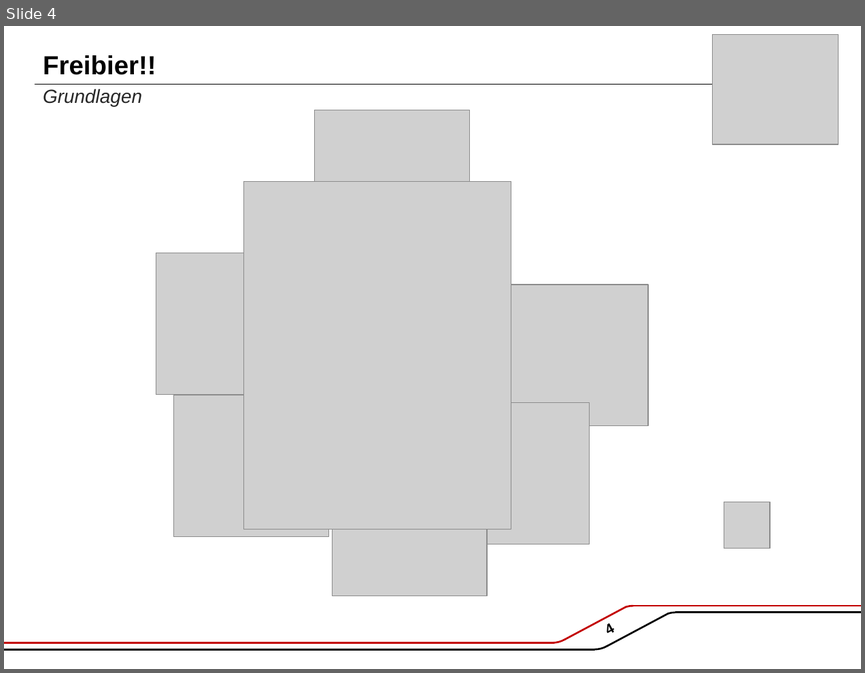
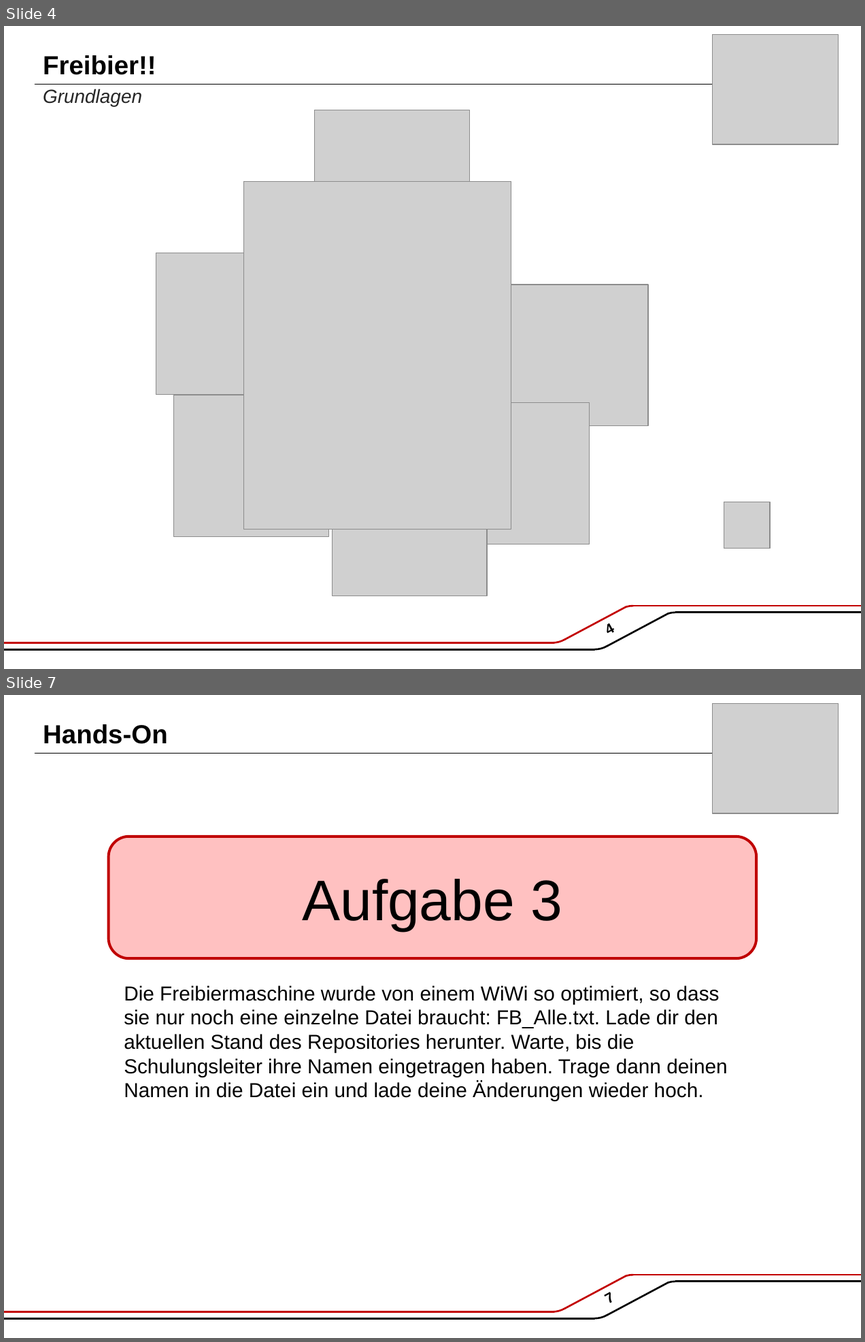
Before and after one commit to PhillyVsWilly/Freibier, a slide deck: git Schulung.pptx. Shown one above the other, each under a label of ours: slide 4 before the commit, slides 4 and 7 after it; the slides between them are not shown. The pictures are 865x673 and 865x1342 pixels, drawn with LibreOffice and Linux fonts; fonts in the diff are those of the drawing; grey boxes stand for pictures; background and template pictures are left out. Boxes give left, top, right and bottom in pixels: in the first picture for what was removed or moved away, otherwise in the second. Text is boxed around its words. In the diff, an @@ line names an element or a change of style, - is before the commit and + after.

Commit message:
Aufgaben und Musterlösung hinzugefügt, Aufgaben in die Präsentation übernommen.

```diff
--- a/git Schulung.pptx
+++ b/git Schulung.pptx
@@ slide 7 added at bbox=[4, 695, 861, 1338], background #FFFFFF; not listed: 12 template elements that a slide beside it also shows @@
@@ picture added at bbox=[713, 704, 838, 813] @@
@@ title added at bbox=[43, 724, 168, 744], 22 pt, text #000000, bold @@
+Hands-On
@@ rounded rectangle added at bbox=[109, 836, 756, 958], fill #FFC1C1, outline #C00000 2.25 pt, 48 pt, text #000000 @@
+Aufgabe 3
@@ text added at bbox=[124, 985, 727, 1101], 17 pt, text #000000 @@
+Die Freibiermaschine wurde von einem WiWi so optimiert, so dass sie nur noch eine einzelne Datei braucht: FB_Alle.txt. Lade dir den aktuellen Stand des Repositories herunter. Warte, bis die Schulungsleiter ihre Namen eingetragen haben. Trage dann deinen Namen in die Datei ein und lade deine Änderungen wieder hoch.
```
Also in this commit, not shown: 3 slides changed, 8 other slides added, 2 slides removed, 2 other files.
